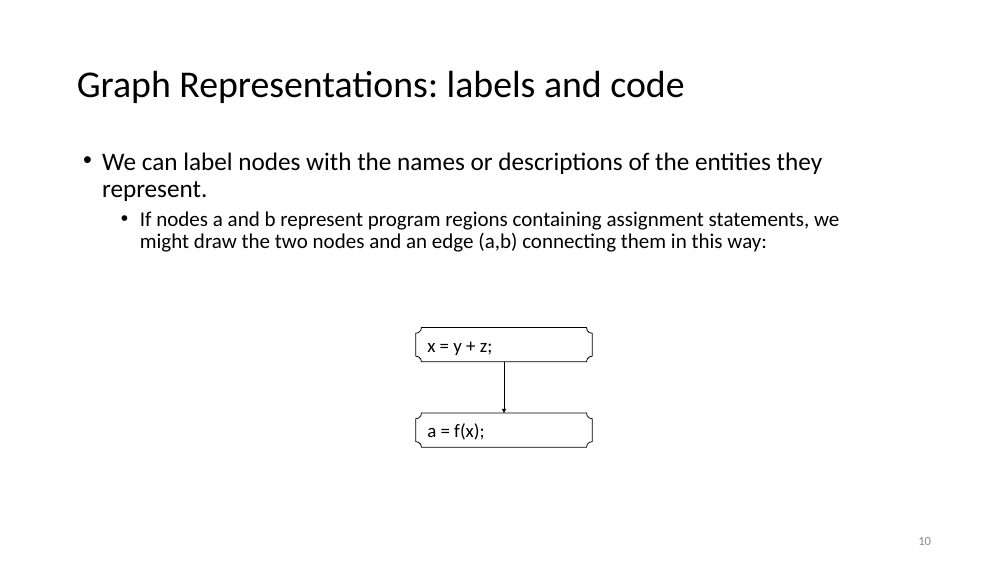
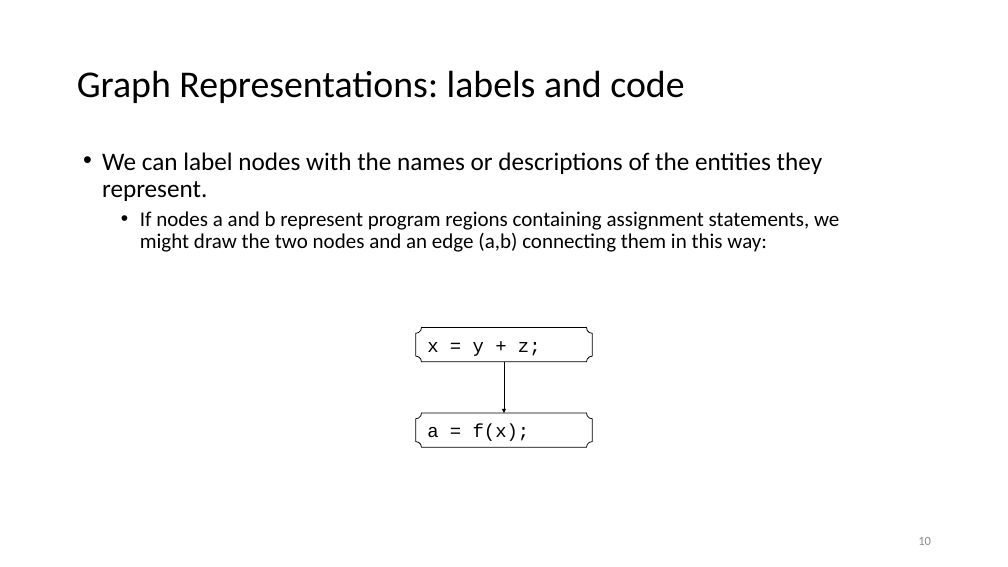
Before and after one commit to malenezi/malenezi, a slide deck: slide 10 of SE401/Lectures/7-White Box Testing/White Box Testing.pptx. Drawn at 1008x567 pixels with LibreOffice and Linux fonts; fonts in the diff are those of the drawing. Boxes give left, top, right and bottom in pixels: in the first picture for what was removed or moved away, otherwise in the second. Text is boxed around its words. In the diff, an @@ line names an element or a change of style, - is before the commit and + after.

```diff
--- a/SE401/Lectures/7-White Box Testing/White Box Testing.pptx
+++ b/SE401/Lectures/7-White Box Testing/White Box Testing.pptx
@@ plaque "x = y + z;" at bbox=[416, 327, 592, 361]: font Calibri to Courier New @@
@@ plaque "a = f(x);" at bbox=[416, 413, 592, 447]: font Calibri to Courier New @@
```
Also in this commit, not shown: 1 other slide changed, 1 other file.
